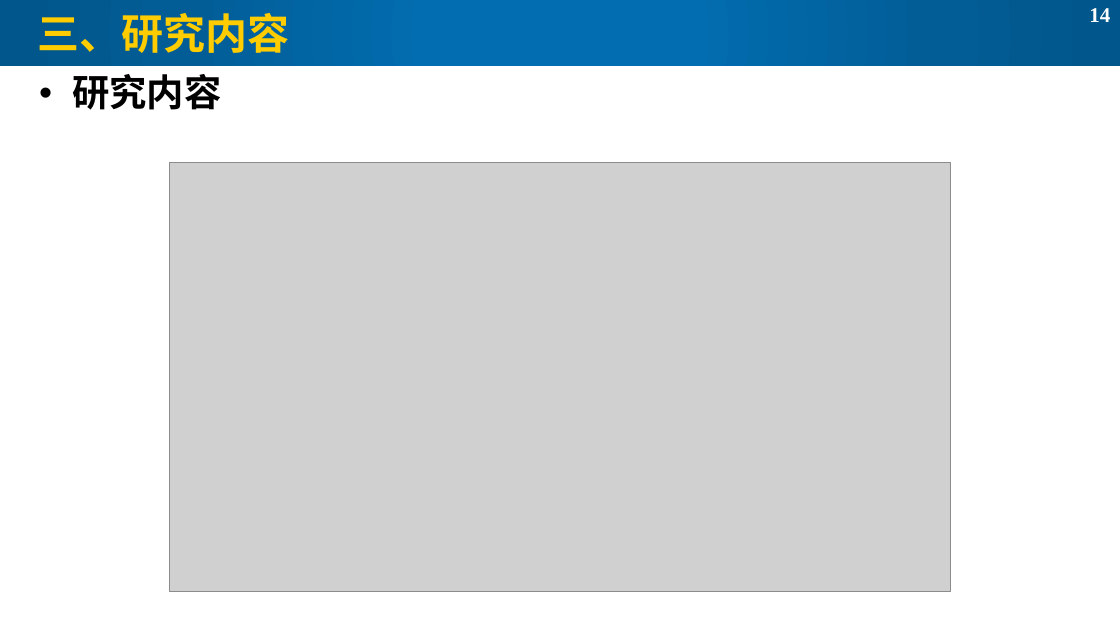
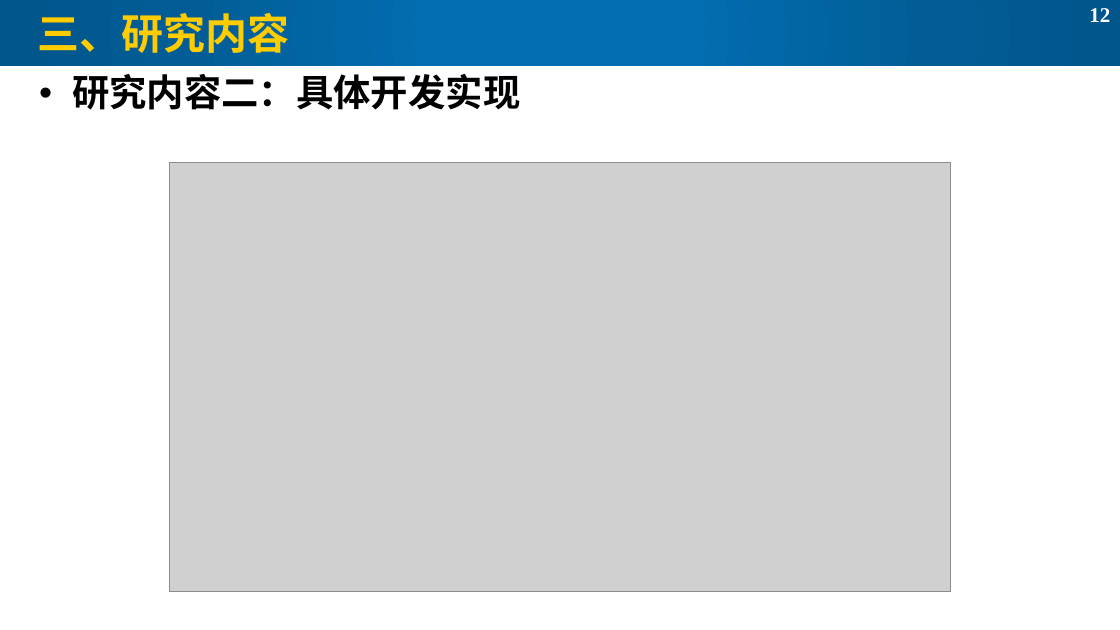
Before and after one commit to lorenz-liu/gaze-dominant-manipulation, a slide deck: slide 12 of PAPERWORK/毕设开题PPT.pptx (slide 14 before the commit). Drawn at 1120x630 pixels with LibreOffice and Linux fonts; fonts in the diff are those of the drawing; grey boxes stand for pictures. Boxes give left, top, right and bottom in pixels: in the first picture for what was removed or moved away, otherwise in the second. Text is boxed around its words. In the diff, an @@ line names an element or a change of style, - is before the commit and + after.

```diff
--- a/PAPERWORK/毕设开题PPT.pptx
+++ b/PAPERWORK/毕设开题PPT.pptx
@@ page number at (1089,8,1110,22): text changed @@
-14
+12
@@ text at (72,74,520,110): text changed @@
-• 研究内容
+• 研究内容二：具体开发实现
```
Also in this commit, not shown: 5 other slides changed, 2 slides added, 4 slides removed, 7 other files.
